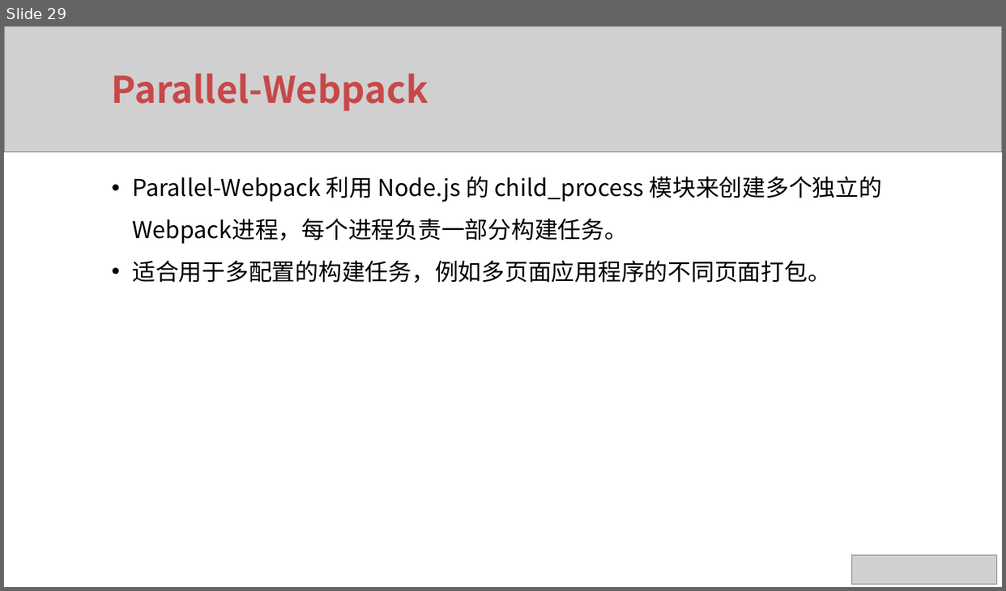
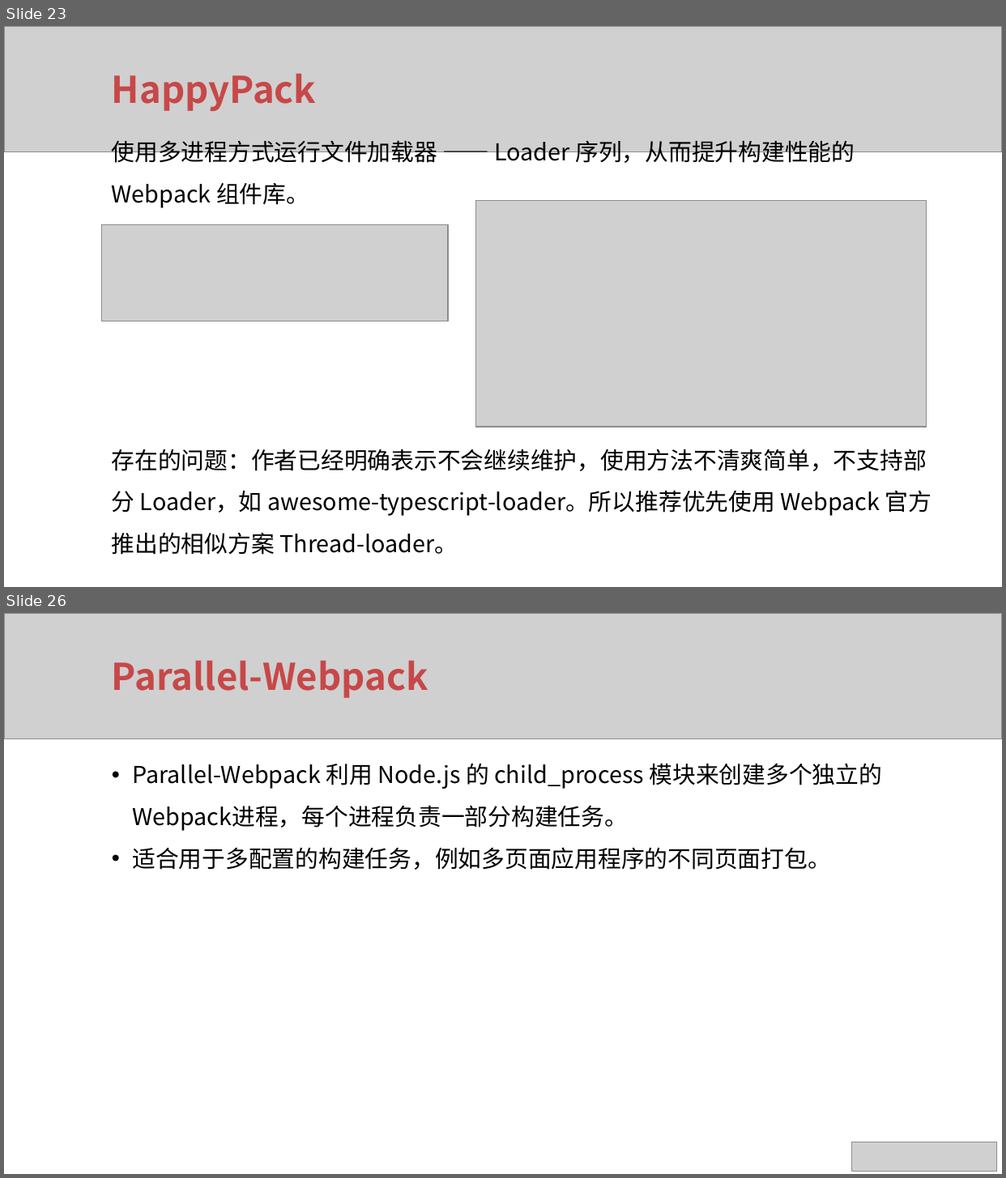
Before and after one commit to xuqunhai/python, a slide deck: rx/Vue项目最佳实践.pptx. Shown one above the other, each under a label of ours: slide 29 before the commit, slides 23 and 26 after it; the slides between them are not shown. The pictures are 1006x591 and 1006x1178 pixels, drawn with LibreOffice and Linux fonts; fonts in the diff are those of the drawing; grey boxes stand for pictures. Boxes give left, top, right and bottom in pixels: in the first picture for what was removed or moved away, otherwise in the second. Text is boxed around its words. In the diff, an @@ line names an element or a change of style, - is before the commit and + after.

```diff
--- a/rx/Vue项目最佳实践.pptx
+++ b/rx/Vue项目最佳实践.pptx
@@ slide 23 added at [4,26,1002,587], background #FFFFFF @@
@@ picture added at [4,26,1002,152] @@
@@ text added at [112,74,317,111], 26.6 pt, text #C74848, bold @@
+HappyPack
@@ text added at [112,141,854,208], 16.8 pt, text #000000 @@
+使用多进程方式运行文件加载器 —— Loader 序列，从而提升构建性能的 Webpack 组件库。
@@ picture added at [476,201,926,427] @@
@@ picture added at [102,224,448,322] @@
@@ text added at [112,449,931,555], 16.8 pt, text #000000 @@
+存在的问题：作者已经明确表示不会继续维护，使用方法不清爽简单，不支持部分 Loader，如 awesome-typescript-loader。所以推荐优先使用 Webpack 官方推出的相似方案 Thread-loader。
@@ what was slide 29 is now slide 26 @@
```
Also in this commit, not shown: 23 slides changed, 1 other slide added, 5 slides removed, 5 other files.
